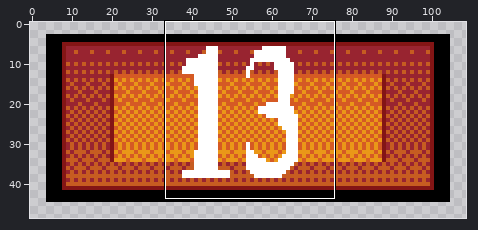
Pixel-art file, stored at Assets/Sprites/ButtonBackground.ase. Above, an overview of the earlier version with the close-up marked.
Close-up. As it was:
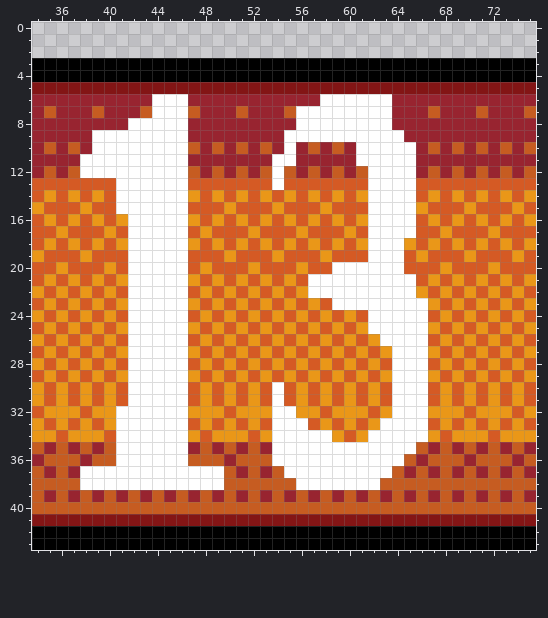
110x50 pixels, 1 frame. Shown: x 34..75, y 0..43. The wide view leaves out empty margins.
The result:
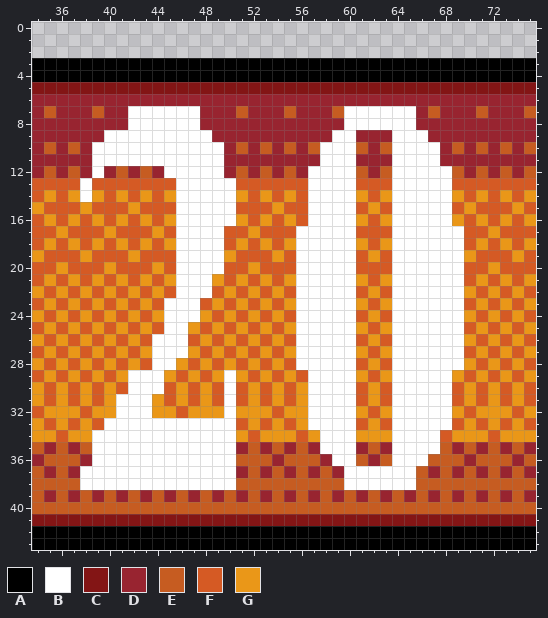
Palette (. is transparent): A #000000  B #ffffff  C #831515  D #982430  E #c65c21  F #d55a24  G #ea9718
From the commit log: Now there are 17 levels added buttons for up to level 20
Edits made:
layer "Layer 7" now hidden
layer "Layer 14" added
@@ x 34..75 @@
  5 CCCCCCCCCCCCCCCCCCCCCCCCCCCCCCCCCCCCCCCCCC
- 6 DDDDDDDDDDBBBDDDDDDDDDDDBBBBBBDDDDDDDDDDDD
- 7 DEDDDEDDDEBBBEDDDEDDDEBBBBBBBBDDDEDDDEDDDE
- 8 DDDDDDDDBBBBBDDDDDDDDDBBBBBBBBDDDDDDDDDDDD
- 9 DDDDDBBBBBBBBDDDDDDDDBBBBBBBBBBDDDDDDDDDDD
-10 DEDEDBBBBBBBBEDEDEDEDBDEDEDBBBBBDEDEDEDEDE
-11 DDDDBBBBBBBBBDDDDDDDBBDDDDDBBBBBDDDDDDDDDD
-12 DEDEBBBBBBBBBEDEDEDEBEDEDEDEBBBBDEDEDEDEDE
-13 FFFFFFFBBBBBBFFFFFFFBFFFFFFFBBBBFFFFFFFFFF
-14 FGFGFGFBBBBBBGFGFGFGFGFGFGFGBBBBFGFGFGFGFG
-15 GFFFGFFBBBBBBFFFGFFFGFFFGFFFBBBBGFFFGFFFGF
-16 FGFGFGFGBBBBBGFGFGFGFGFGFGFGBBBBFGFGFGFGFG
-17 FFGFFFGFBBBBBFGFFFGFFFGFFFGFBBBBFFGFFFGFFF
-18 FGFGFGFGBBBBBGFGFGFGFGFGFGFGBBBGFGFGFGFGFG
-19 GFFFGFFFBBBBBFFFGFFFGFFFGFFFBBBFGFFFGFFFGF
-20 FFGFFFGFBBBBBFGFFFGFFFGFFBBBBBBFFFGFFFGFFF
-21 FGFGFGFGBBBBBGFGFGFGFGFBBBBBBBBBFGFGFGFGFG
-22 GFGFGFGFBBBBBFGFGFGFGFGBBBBBBBBBGFGFGFGFGF
-23 FGFGFGFGBBBBBGFGFGFGFGFGFBBBBBBBBGFGFGFGFG
-24 GFGFGFGFBBBBBFGFGFGFGFGFGFGFBBBBBFGFGFGFGF
-25 FGFGFGFGBBBBBGFGFGFGFGFGFGFGBBBBBGFGFGFGFG
-26 GFGFGFGFBBBBBFGFGFGFGFGFGFGFGBBBBFGFGFGFGF
-27 FGFGFGFGBBBBBGFGFGFGFGFGFGFGFGBBBGFGFGFGFG
-28 GFGFGFGFBBBBBFGFGFGFGFGFGFGFGFBBBFGFGFGFGF
-29 FGFGFGFGBBBBBGFGFGFGFGFGFGFGFGBBBGFGFGFGFG
-30 GFGFGFGFBBBBBFGFGFGFBFGFGFGFGFBBBFGFGFGFGF
-31 GFGFGFGFBBBBBFGFGFGFBFGFGFGFGFBBBFGFGFGFGF
-32 FGGGFGGBBBBBBGGGFGGGBBGGFGGGFGBBBGGGFGGGFG
-33 GFGFGFGBBBBBBFGFGFGFBBBFGFGFGBBBBFGFGFGFGF
-34 GGFGGGFBBBBBBGFGGGFGBBBBBGFGBBBBBGFGGGFGGG
-35 EDEDEDEBBBBBBDEDEDEDBBBBBBBBBBBBEDEDEDEDED
-36 DEEEDEEBBBBBBEEEDEEEBBBBBBBBBBBEDEEEDEEEDE
-37 EDEDBBBBBBBBBBBBEDEDEBBBBBBBBBEDEDEDEDEDED
-38 EEEEBBBBBBBBBBBBEEEEEEBBBBBBBEEEEEEEEEEEEE
+ 6 DDDDDDDDDDDDDDDDDDDDDDDDDDDDDDDDDDDDDDDDDD
+ 7 DEDDDEDDBBBBBBDDDEDDDEDDDEBBBBBBDEDDDEDDDE
+ 8 DDDDDDDDBBBBBBDDDDDDDDDDDDBBBBBBDDDDDDDDDD
+ 9 DDDDDDBBBBBBBBBDDDDDDDDDDBBDDDBBBDDDDDDDDD
+10 DEDEDBBBBBBBBBBBDEDEDEDEBBBEDEBBBBDEDEDEDE
+11 DDDDDBBBBBBBBBBBDDDDDDDDBBBDDDBBBBDDDDDDDD
+12 DEDEDBDEDEDBBBBBDEDEDEDBBBBEDEBBBBBEDEDEDE
+13 FFFFBFFFFFFFBBBBBFFFFFFBBBBFFFBBBBBFFFFFFF
+14 FGFGBGFGFGFGBBBBBGFGFGFBBBBGFGBBBBBGFGFGFG
+15 GFFFGFFFGFFFBBBBBFFFGFFBBBBFGFBBBBBFGFFFGF
+16 FGFGFGFGFGFGBBBBBGFGFGFBBBBGFGBBBBBGFGFGFG
+17 FFGFFFGFFFGFBBBBFFGFFFBBBBBFFFBBBBBBFFGFFF
+18 FGFGFGFGFGFGBBBBFGFGFGBBBBBGFGBBBBBBFGFGFG
+19 GFFFGFFFGFFFBBBBGFFFGFBBBBBFGFBBBBBBGFFFGF
+20 FFGFFFGFFFGFBBBBFFGFFFBBBBBFFFBBBBBBFFGFFF
+21 FGFGFGFGFGFGBBBGFGFGFGBBBBBGFGBBBBBBFGFGFG
+22 GFGFGFGFGFGFBBBFGFGFGFBBBBBFGFBBBBBBGFGFGF
+23 FGFGFGFGFGFBBBFGFGFGFGBBBBBGFGBBBBBBFGFGFG
+24 GFGFGFGFGFGBBBGFGFGFGFBBBBBFGFBBBBBBGFGFGF
+25 FGFGFGFGFGFBBGFGFGFGFGBBBBBGFGBBBBBBFGFGFG
+26 GFGFGFGFGFBBBFGFGFGFGFBBBBBFGFBBBBBBGFGFGF
+27 FGFGFGFGFGBBBGFGFGFGFGBBBBBGFGBBBBBBFGFGFG
+28 GFGFGFGFGFBBGFGFGFGFGFBBBBBFGFBBBBBBGFGFGF
+29 FGFGFGFGBBBGFGFGBGFGFGFBBBBGFGBBBBBGFGFGFG
+30 GFGFGFGFBBBFGFGFBFGFGFGBBBBFGFBBBBBFGFGFGF
+31 GFGFGFGBBBGFGFGFBFGFGFGBBBBFGFBBBBBFGFGFGF
+32 FGGGFGGBBBGGFGGGBGGGFGGBBBBGFGBBBBBGFGGGFG
+33 GFGFGFBBBBBBBBBBBFGFGFGBBBBFGFBBBBBFGFGFGF
+34 GGFGGBBBBBBBBBBBBGFGGGFGBBBGGGBBBBFGGGFGGG
+35 EDEDEBBBBBBBBBBBBDEDEDEDBBBDEDBBBBEDEDEDED
+36 DEEEDBBBBBBBBBBBBEEEDEEEDBBEDEBBBEEEDEEEDE
+37 EDEDBBBBBBBBBBBBBDEDEDEDEDBBBBBBEDEDEDEDED
+38 EEEEBBBBBBBBBBBBBEEEEEEEEEBBBBBBEEEEEEEEEE
 39 EDEDEDEDEDEDEDEDEDEDEDEDEDEDEDEDEDEDEDEDED
Where, in picture pixels (left, top, right, bottom), the same in both close-ups:
changed: (80, 94, 464, 490)
